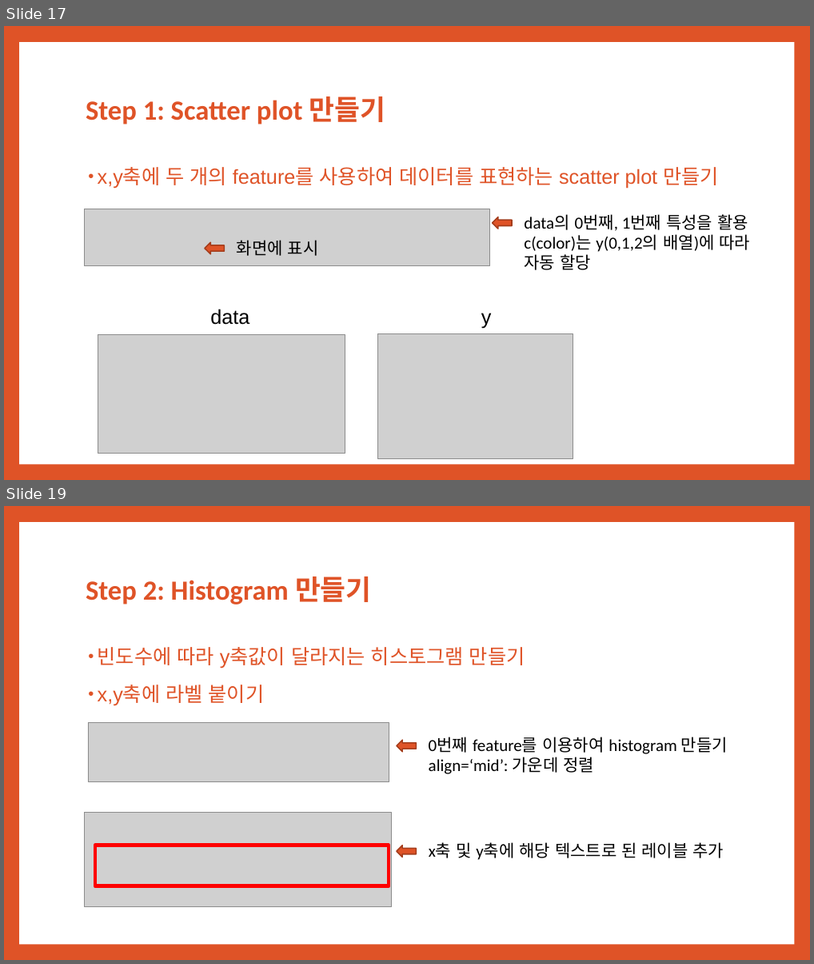
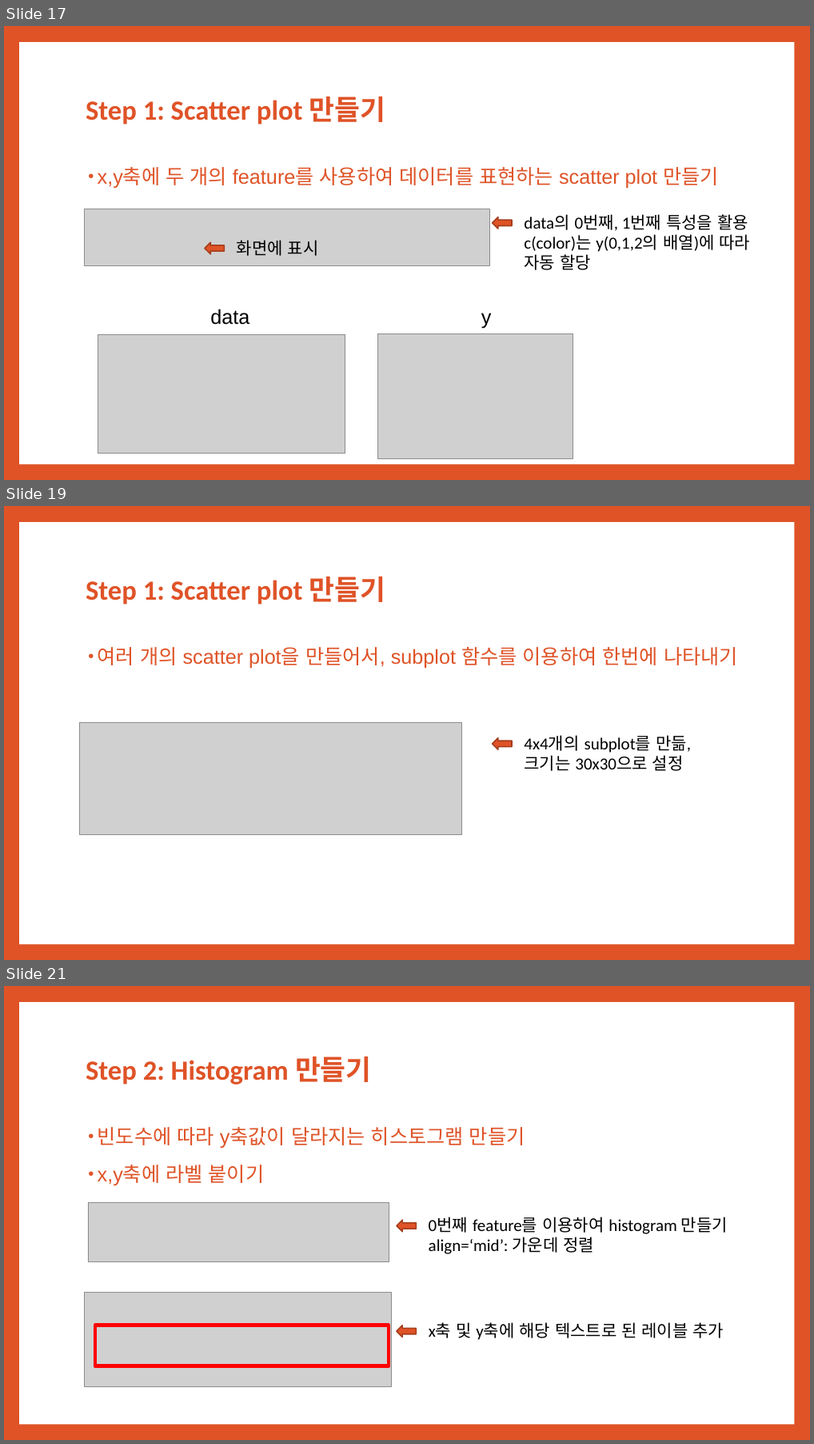
Before and after one commit to awesome-davian/VisTutorial, a slide deck: presentations/Matplotlib & Seaborn.pptx. Shown one above the other, each under a label of ours: slides 17 and 19 before the commit, slides 17, 19 and 21 after it; the slides between them are not shown. The pictures are 814x964 and 814x1444 pixels, drawn with LibreOffice and Linux fonts; fonts in the diff are those of the drawing; grey boxes stand for pictures. Boxes give left, top, right and bottom in pixels: in the first picture for what was removed or moved away, otherwise in the second. Text is boxed around its words. In the diff, an @@ line names an element or a change of style, - is before the commit and + after.

Commit message:
Added multiple scatter plots

```diff
--- a/presentations/Matplotlib & Seaborn.pptx
+++ b/presentations/Matplotlib & Seaborn.pptx
@@ slide 19 added at (4,506,810,960), background #DF5327; not listed: 1 template element that a slide beside it also shows @@
@@ title added at (86,576,386,604), 33 pt, text #DF5327, bold @@
+Step 1: Scatter plot 만들기
@@ text added at (98,647,738,668), 24 pt, text #DF5327 @@
+• 여러 개의 scatter plot을 만들어서, subplot 함수를 이용하여 한번에 나타내기
@@ picture added at (80,723,462,835) @@
@@ right arrow added at (493,738,512,749), fill #DF5327, outline #A53D1D 1.5 pt @@
@@ text added at (524,735,691,771), 20 pt, text #000000 @@
+4x4개의 subplot를 만듦,
+크기는 30x30으로 설정
@@ what was slide 19 is now slide 21 @@
```
Also in this commit, not shown: 1 slide changed, 1 other slide added, 1 other file.
